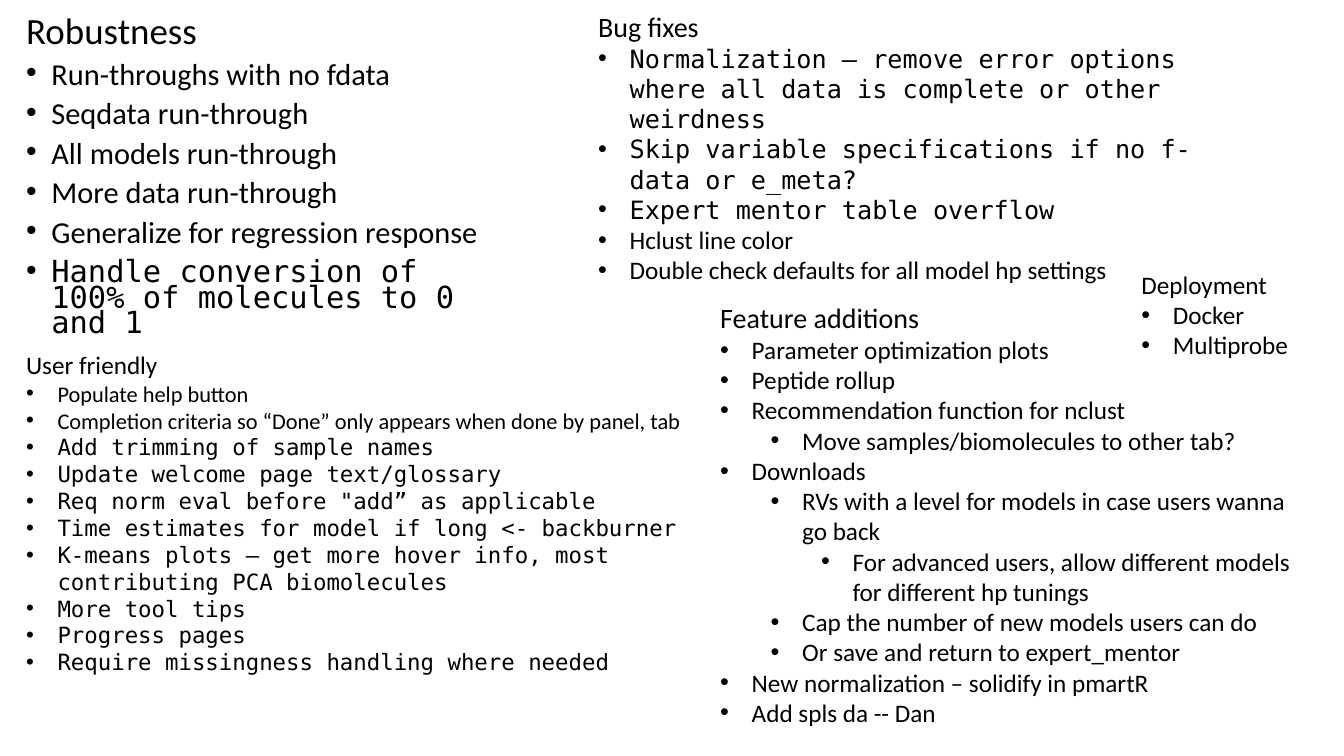
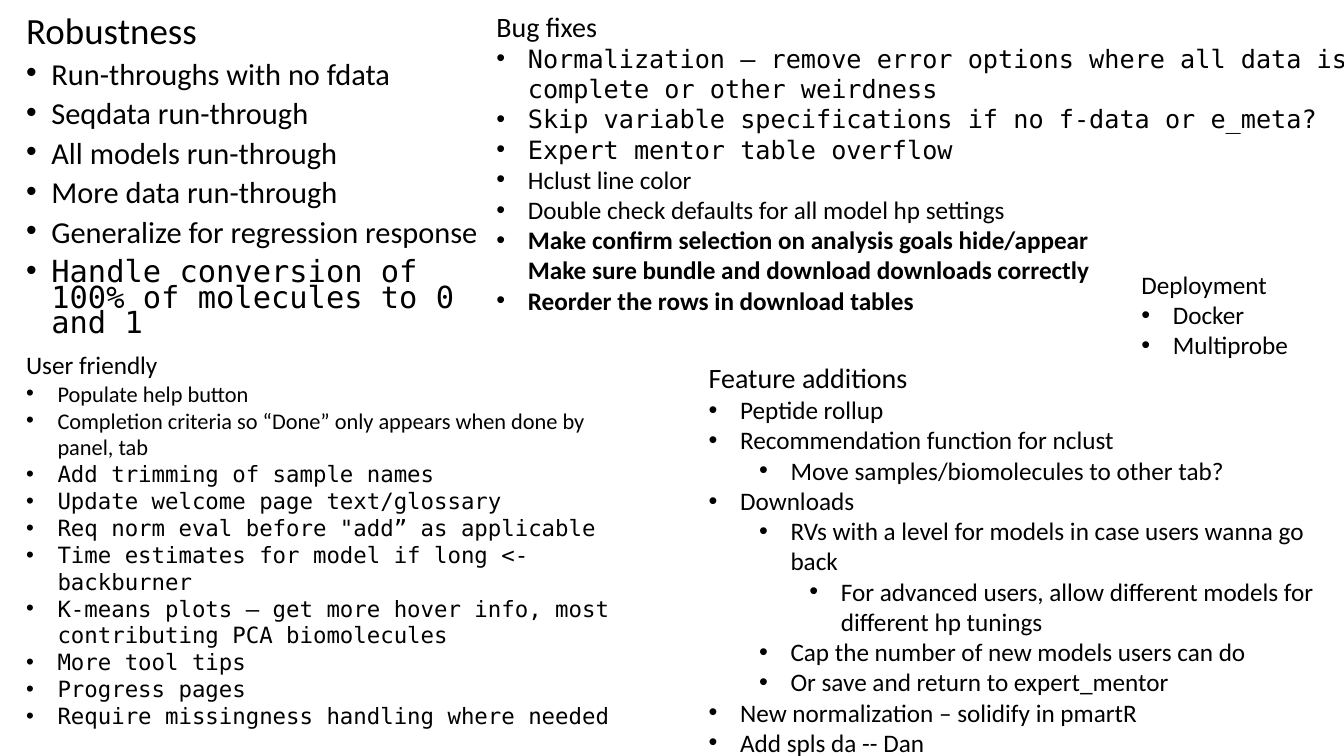
Before and after one commit to pmartR/OmicsMLMentor_ShinyApp, a slide deck: slide 7 of SLOPE_progress.pptx. Drawn at 1344x756 pixels with LibreOffice and Linux fonts; fonts in the diff are those of the drawing. Boxes give left, top, right and bottom in pixels: in the first picture for what was removed or moved away, otherwise in the second. Text is boxed around its words. In the diff, an @@ line names an element or a change of style, - is before the commit and + after.

```diff
--- a/SLOPE_progress.pptx
+++ b/SLOPE_progress.pptx
@@ text "Bug fixes": place and size @@
-text "Bug fixes" at [598, 17, 1191, 284]
+text "Bug fixes" at [496, 17, 1344, 311]
@@ text at [528, 231, 1089, 311]: paragraphs added @@
+• Make confirm selection on analysis goals hide/appear
+  Make sure bundle and download downloads correctly
+• Reorder the rows in download tables
@@ text "User friendly" rewrapped from [26, 356, 680, 675] to [26, 356, 609, 729] @@
@@ text "Feature additions": place and size @@
-text "Feature additions" at [720, 308, 1290, 726]
+text "Feature additions" at [709, 368, 1313, 756]
@@ text at [752, 341, 1049, 363]: paragraph removed @@
-• Parameter optimization plots
```
Also in this commit, not shown: 3 other slides changed, 2 other files.
